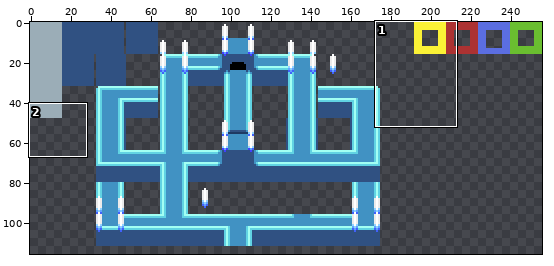
Two versions of one sprite sheet, src/assets/img/map_tiles.png. Above: a wide view before the commit, with the close-up outlined.
Close-up. The starting point:
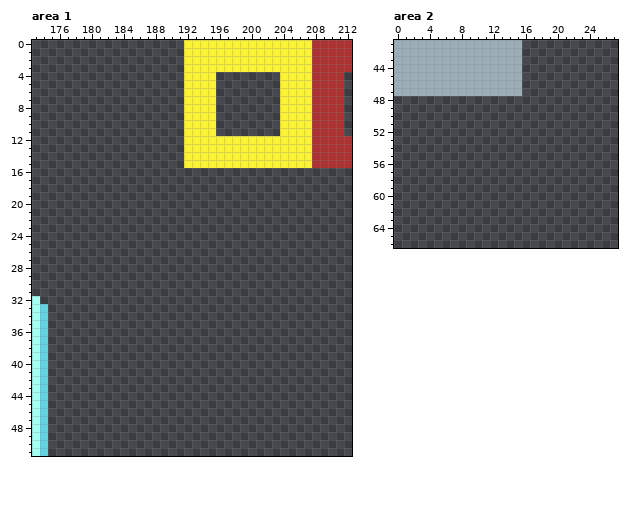
The file is 256x128 pixels. Shown: area 1: x 173..212, y 0..51; area 2: x 0..27, y 41..66. The wide view leaves out empty margins.
The same view after the edit:
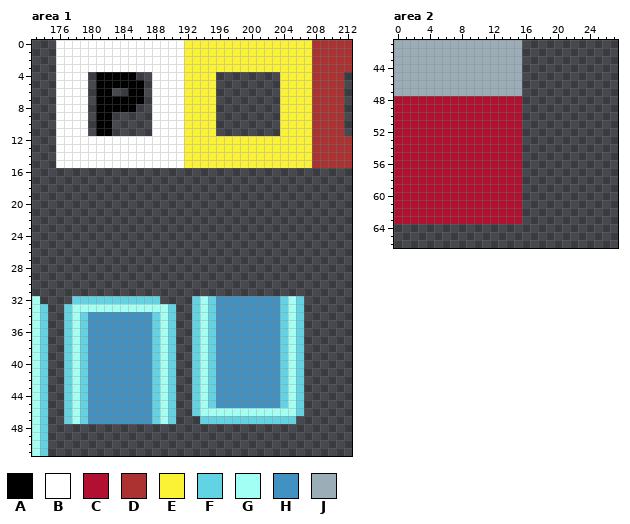
Palette (. is transparent): A #000000  B #ffffff  C #b21030  D #ac3232  E #fbf236  F #61d3e3  G #a2fff3  H #4192c3  J #9badb7
The exact change:
--- area 1
@@ x 174..193 @@
- 0 ..................EE
- 1 ..................EE
- 2 ..................EE
- 3 ..................EE
- 4 ..................EE
- 5 ..................EE
- 6 ..................EE
- 7 ..................EE
- 8 ..................EE
- 9 ..................EE
-10 ..................EE
-11 ..................EE
-12 ..................EE
-13 ..................EE
-14 ..................EE
-15 ..................EE
+ 0 ..BBBBBBBBBBBBBBBBEE
+ 1 ..BBBBBBBBBBBBBBBBEE
+ 2 ..BBBBBBBBBBBBBBBBEE
+ 3 ..BBBBBBBBBBBBBBBBEE
+ 4 ..BBBB.AAAAA..BBBBEE
+ 5 ..BBBB.AAAAAA.BBBBEE
+ 6 ..BBBB.AA..AA.BBBBEE
+ 7 ..BBBB.AAAAAA.BBBBEE
+ 8 ..BBBB.AAAAA..BBBBEE
+ 9 ..BBBB.AA.....BBBBEE
+10 ..BBBB.AA.....BBBBEE
+11 ..BBBB.AA.....BBBBEE
+12 ..BBBBBBBBBBBBBBBBEE
+13 ..BBBBBBBBBBBBBBBBEE
+14 ..BBBBBBBBBBBBBBBBEE
+15 ..BBBBBBBBBBBBBBBBEE
 16 ....................
@@ x 173..212 @@
 31 ........................................
-32 G.......................................
-33 GF......................................
-34 GF......................................
-35 GF......................................
-36 GF......................................
-37 GF......................................
-38 GF......................................
-39 GF......................................
-40 GF......................................
-41 GF......................................
-42 GF......................................
-43 GF......................................
-44 GF......................................
-45 GF......................................
-46 GF......................................
-47 GF......................................
+32 G....FFFFFFFFFFF....FGFHHHHHHHHFGF......
+33 GF..FGGGGGGGGGGGGF..FGFHHHHHHHHFGF......
+34 GF..FGFHHHHHHHHFGF..FGFHHHHHHHHFGF......
+35 GF..FGFHHHHHHHHFGF..FGFHHHHHHHHFGF......
+36 GF..FGFHHHHHHHHFGF..FGFHHHHHHHHFGF......
+37 GF..FGFHHHHHHHHFGF..FGFHHHHHHHHFGF......
+38 GF..FGFHHHHHHHHFGF..FGFHHHHHHHHFGF......
+39 GF..FGFHHHHHHHHFGF..FGFHHHHHHHHFGF......
+40 GF..FGFHHHHHHHHFGF..FGFHHHHHHHHFGF......
+41 GF..FGFHHHHHHHHFGF..FGFHHHHHHHHFGF......
+42 GF..FGFHHHHHHHHFGF..FGFHHHHHHHHFGF......
+43 GF..FGFHHHHHHHHFGF..FGFHHHHHHHHFGF......
+44 GF..FGFHHHHHHHHFGF..FGFHHHHHHHHFGF......
+45 GF..FGFHHHHHHHHFGF..FGFHHHHHHHHFGF......
+46 GF..FGFHHHHHHHHFGF..FGGGGGGGGGGGGF......
+47 GF..FGFHHHHHHHHFGF...FFFFFFFFFFFF.......
 48 GF......................................
--- area 2
@@ x 0..17 @@
 47 JJJJJJJJJJJJJJJJ..
-48 ..................
-49 ..................
-50 ..................
-51 ..................
-52 ..................
-53 ..................
-54 ..................
-55 ..................
-56 ..................
-57 ..................
-58 ..................
-59 ..................
-60 ..................
-61 ..................
-62 ..................
-63 ..................
+48 CCCCCCCCCCCCCCCC..
+49 CCCCCCCCCCCCCCCC..
+50 CCCCCCCCCCCCCCCC..
+51 CCCCCCCCCCCCCCCC..
+52 CCCCCCCCCCCCCCCC..
+53 CCCCCCCCCCCCCCCC..
+54 CCCCCCCCCCCCCCCC..
+55 CCCCCCCCCCCCCCCC..
+56 CCCCCCCCCCCCCCCC..
+57 CCCCCCCCCCCCCCCC..
+58 CCCCCCCCCCCCCCCC..
+59 CCCCCCCCCCCCCCCC..
+60 CCCCCCCCCCCCCCCC..
+61 CCCCCCCCCCCCCCCC..
+62 CCCCCCCCCCCCCCCC..
+63 CCCCCCCCCCCCCCCC..
 64 ..................
Pixel boxes of the changes (left, top, right, bottom) in both close-ups:
added: (56, 40, 184, 168)
added: (64, 296, 304, 424)
added: (394, 96, 522, 224)
